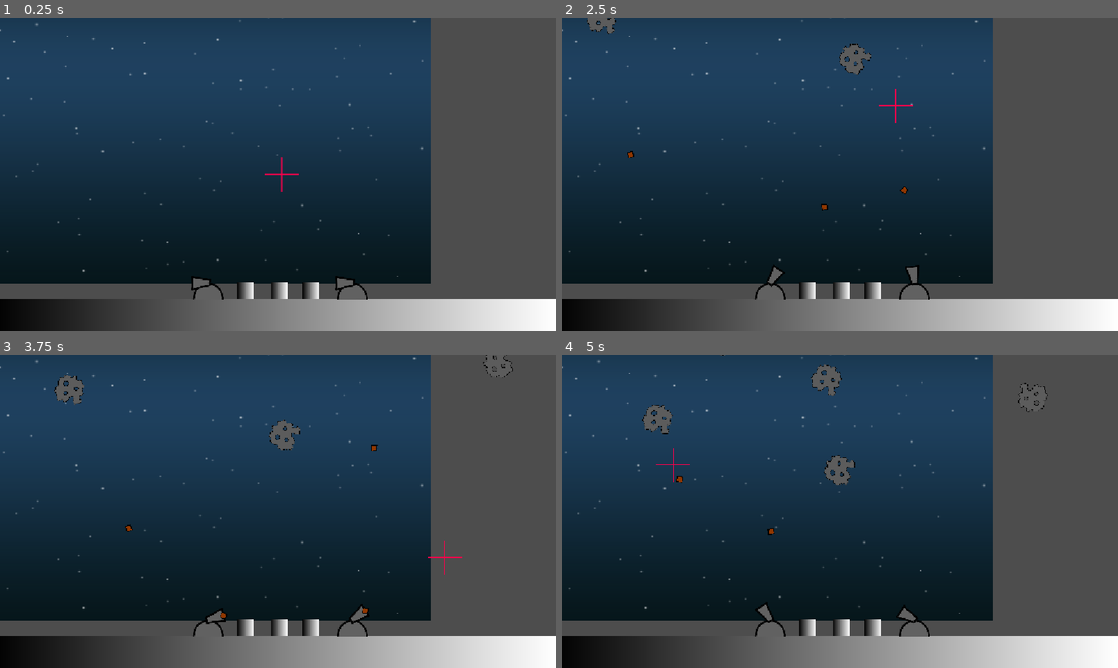
Above: before the commit, frames 1-4 (two rows, left to right).
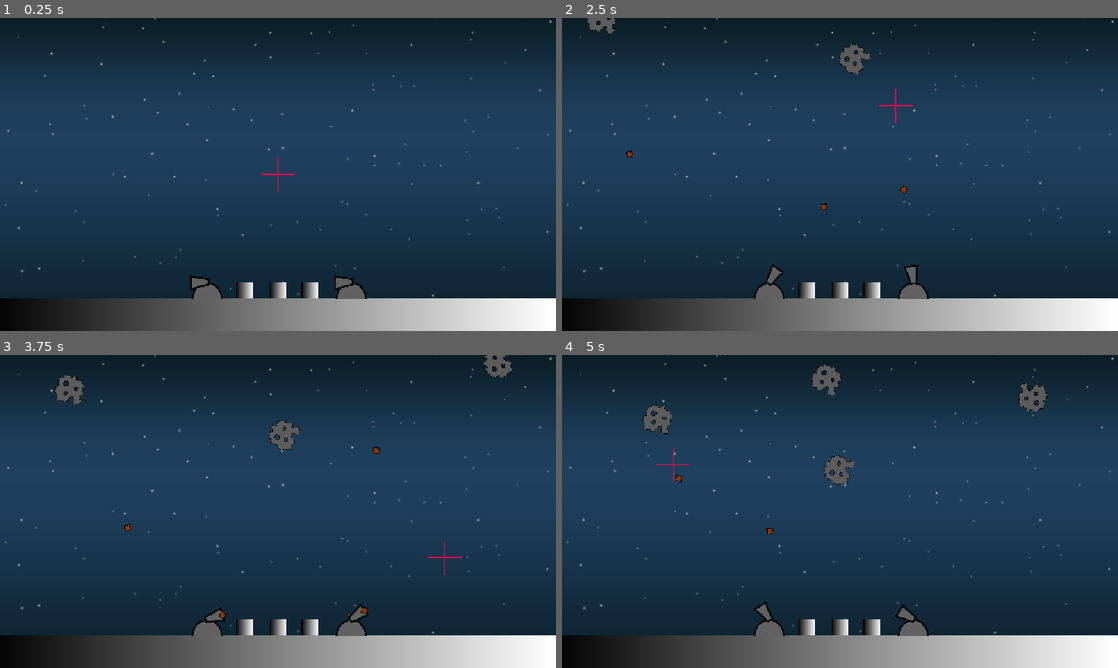
Above: after the commit, the same moments.

Repository: AndrewHay/meteor-strike
Game: Godot game, scene res://root.tscn
Same seed, same stepped clock (60 frames per second), same inputs: the game is played once before the commit and once after it.
Inputs (mouse positions are in pixels of both pictures, inside the frame that each line leads up to):
- Up to frame 1 (0.25 s): no input
- Up to frame 2 (2.5 s): tap Enter at 0.5 s; move the mouse to (962, 158) at 0.52 s; click (962, 158) at 0.67 s; move the mouse to (728, 190) at 1.27 s; click (728, 190) at 1.42 s; move the mouse to (895, 105) at 2.02 s; click (895, 105) at 2.17 s
- Up to frame 3 (3.75 s): move the mouse to (250, 574) at 2.77 s; click (250, 574) at 2.92 s; move the mouse to (444, 558) at 3.52 s; click (444, 558) at 3.67 s
- Up to frame 4 (5 s): move the mouse to (673, 464) at 4.27 s; click (673, 464) at 4.42 s

The runs differ from the first frame. In frame 1, 66% of the frame differs, in the area x 0-100%, y 0-90%; in frame 2, 65%; in frame 3, 65%; in frame 4, 65%.

Commit message:
background image is now scaled wrt the level

Diff:
--- /dev/null
+++ b/bullet/bullet_glow.gdshader
@@ -0,0 +1,11 @@
+shader_type canvas_item;
+render_mode blend_add;
+
+uniform vec4 glow_color : source_color = vec4(1.0, 0.85, 0.25, 1.0);
+uniform float intensity : hint_range(0.0, 4.0, 0.01) = 2.0;
+
+void fragment() {
+	float alpha = texture(TEXTURE, UV).a;
+	alpha = pow(alpha, 1.4);
+	COLOR = vec4(glow_color.rgb, alpha * glow_color.a * intensity);
+}
--- a/level/level.gd
+++ b/level/level.gd
@@ -5,12 +5,31 @@
 
 var meteor_scene = preload("res://meteor/meteor.tscn")
 
+@onready var background: Sprite2D = $Parallax2D/Sprite2D
+@onready var parallax: Parallax2D = $Parallax2D
+
 func _ready() -> void:
+	get_viewport().size_changed.connect(_center_background)
+	_center_background()
+
 	var timer = Timer.new()
 	timer.wait_time = 1.0
 	timer.autostart = true
 	timer.timeout.connect(_spawn_meteor)
 	add_child(timer)
+
+func _center_background() -> void:
+	var camera = get_viewport().get_camera_2d()
+	if camera == null or background.texture == null:
+		return
+
+	var viewport_size = get_viewport().get_visible_rect().size
+	var visible_size = viewport_size / camera.zoom
+	var texture_size = background.texture.get_size()
+	var scale_factor = maxf(visible_size.x / texture_size.x, visible_size.y / texture_size.y)
+
+	background.scale = Vector2(scale_factor, scale_factor)
+	background.position = parallax.to_local(camera.get_screen_center_position())
 
 func _spawn_meteor() -> void:
 	var houses = get_tree().get_nodes_in_group("house")
--- a/level/level.tscn
+++ b/level/level.tscn
@@ -10,11 +10,9 @@
 script = ExtResource("1_ktfr2")
 
 [node name="Parallax2D" type="Parallax2D" parent="." unique_id=189541379]
-scroll_scale = Vector2(0.1, 0.1)
+scroll_scale = Vector2(0, 0)
 
 [node name="Sprite2D" type="Sprite2D" parent="Parallax2D" unique_id=65056790]
-position = Vector2(2.0000305, -4.0000305)
-scale = Vector2(2.7425, 2.3466668)
 texture = ExtResource("1_vkbyq")
 
 [node name="House" parent="." unique_id=1658777344 instance=ExtResource("2_vkbyq")]
--- a/root.tscn
+++ b/root.tscn
@@ -8,12 +8,8 @@
 script = ExtResource("1_vvh5c")
 
 [node name="Level" parent="." unique_id=972982531 instance=ExtResource("1_pyidc")]
-position = Vector2(-5, 4)
 
 [node name="Camera2D" type="Camera2D" parent="." unique_id=235987464]
-position = Vector2(-9, 1.9999961)
-scale = Vector2(-13.48471, 7.4695535)
 zoom = Vector2(0.55, 0.55)
 
 [node name="Crosshair" parent="." unique_id=1168615329 instance=ExtResource("4_28aoi")]
-position = Vector2(6, 2)
Not shown, added: bullet/bullet_glow.gdshader.uid
